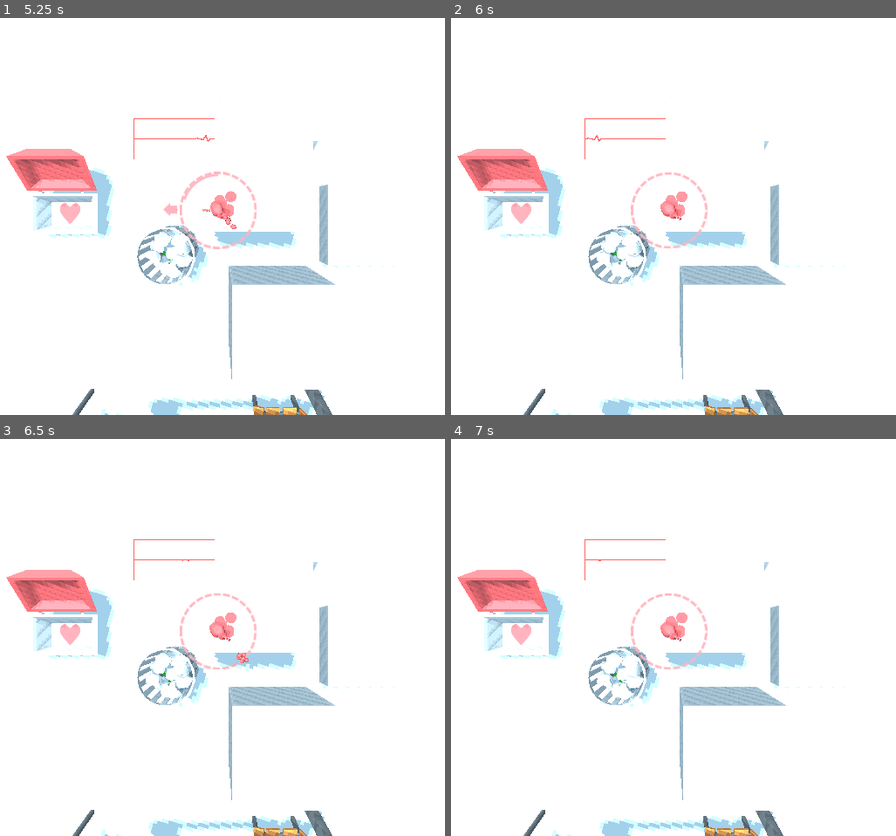
Above: before the commit, frames 1-4 (two rows, left to right).
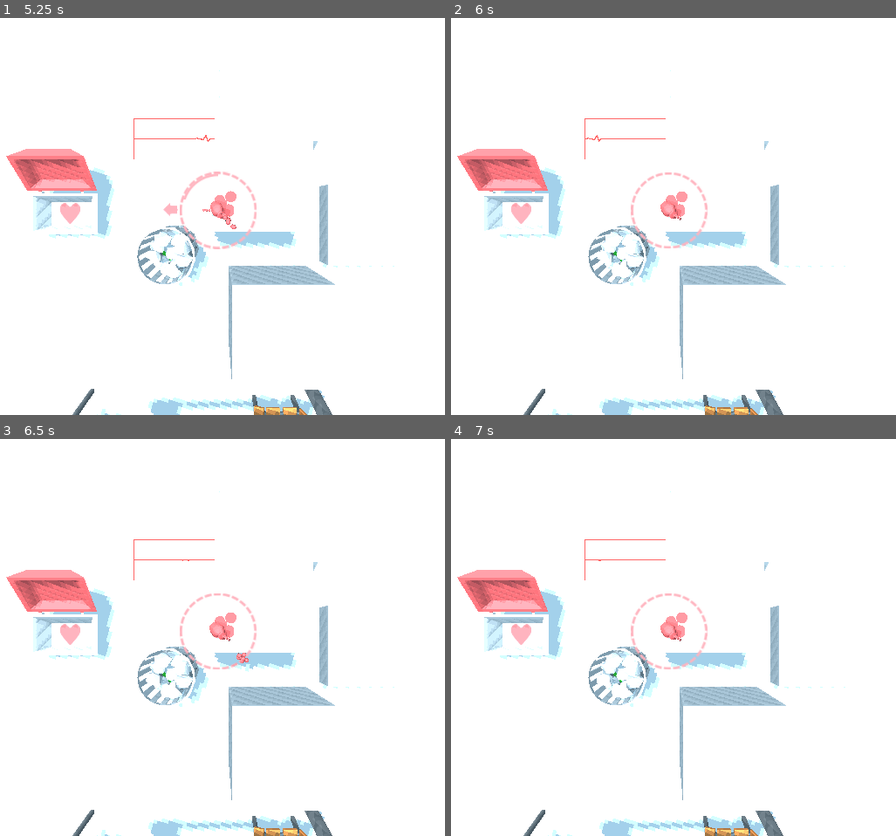
Above: after the commit, the same moments.

Repository: CaptainProton42/ldjam46
Game: Godot game, scene res://TestTopDown.tscn
Same seed, same stepped clock (60 frames per second), same inputs: the game is played once before the commit and once after it.
Inputs (mouse positions are in pixels of both pictures, inside the frame that each line leads up to):
- Up to frame 1 (5.25 s): tap Space (restart) every 0.75 s from 0.5 to 4.25 s; move the mouse to (373, 188) at 0.52 s; press the mouse at (373, 188) at 0.53 s; hold W (forward) 0.53-1.28 s; move the mouse to (80, 232) at 1.27 s; release the mouse at (80, 232) at 1.28 s; click (80, 232) at 1.35 s; move the mouse to (289, 121) at 2.02 s; press the mouse at (289, 121) at 2.03 s; hold W (forward) 2.03-3.53 s; move the mouse to (182, 291) at 2.77 s; release the mouse at (182, 291) at 2.78 s; click (182, 291) at 2.85 s; move the mouse to (427, 272) at 3.52 s; press the mouse at (427, 272) at 3.53 s; move the mouse to (8, 149) at 4.27 s; release the mouse at (8, 149) at 4.28 s; click (8, 149) at 4.35 s; move the mouse to (253, 208) at 5.02 s; press the mouse at (253, 208) at 5.03 s
- Up to frame 2 (6 s): move the mouse to (562, 109) at 5.77 s; release the mouse at (562, 109) at 5.78 s; hold W (forward) from 5.78 s (still down); click (562, 109) at 5.85 s
- Up to frame 3 (6.5 s): keep holding W (forward)
- Up to frame 4 (7 s): keep holding W (forward); move the mouse to (824, 609) at 6.52 s; press the mouse at (824, 609) at 6.53 s

Frame 1 is identical in both runs. In frame 2, less than 0.1% of the frame differs, in the area x 32-43%, y 53-66%; in frame 3, less than 0.1%; in frame 4, less than 0.1%, in the area x 32-45%, y 53-67%.

Commit message:
Improved win collision on goal box.

Diff:
--- a/GoalBox.tscn
+++ b/GoalBox.tscn
@@ -89,7 +89,7 @@
 anims/close = SubResource( 4 )
 
 [node name="WinTrigger" parent="." instance=ExtResource( 1 )]
-transform = Transform( 0.537764, 0, 0, 0, 0.346439, 0, 0, 0, 0.414399, 0, -0.131804, 0 )
+transform = Transform( 0.537764, 0, 0, 0, 0.174297, 0, 0, 0, 0.414399, 0, -0.0715586, 0 )
 
 [node name="MeshInstance" type="MeshInstance" parent="."]
 transform = Transform( 0.935775, 0, 0, 0, -1.52457e-07, 0.935775, 0, -0.935775, -1.52457e-07, 0, -0.220382, 0 )
Not shown, changed: export/jamtest.pck
Not shown, changed: export/jamtest.zip
